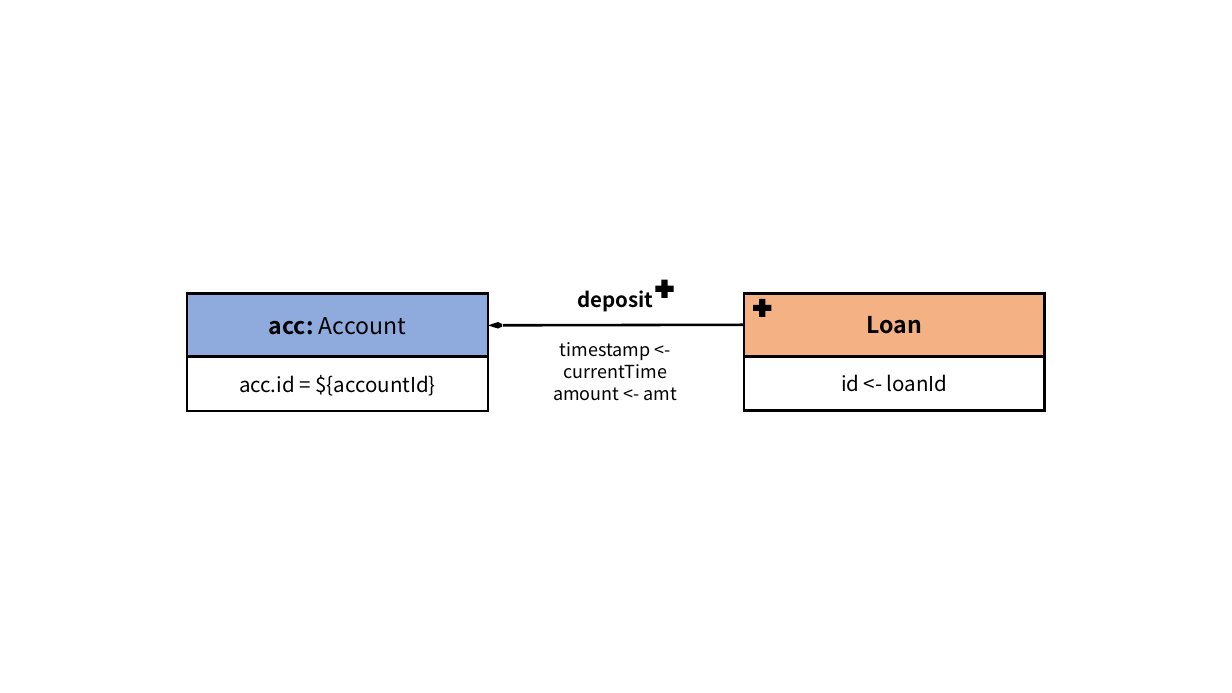
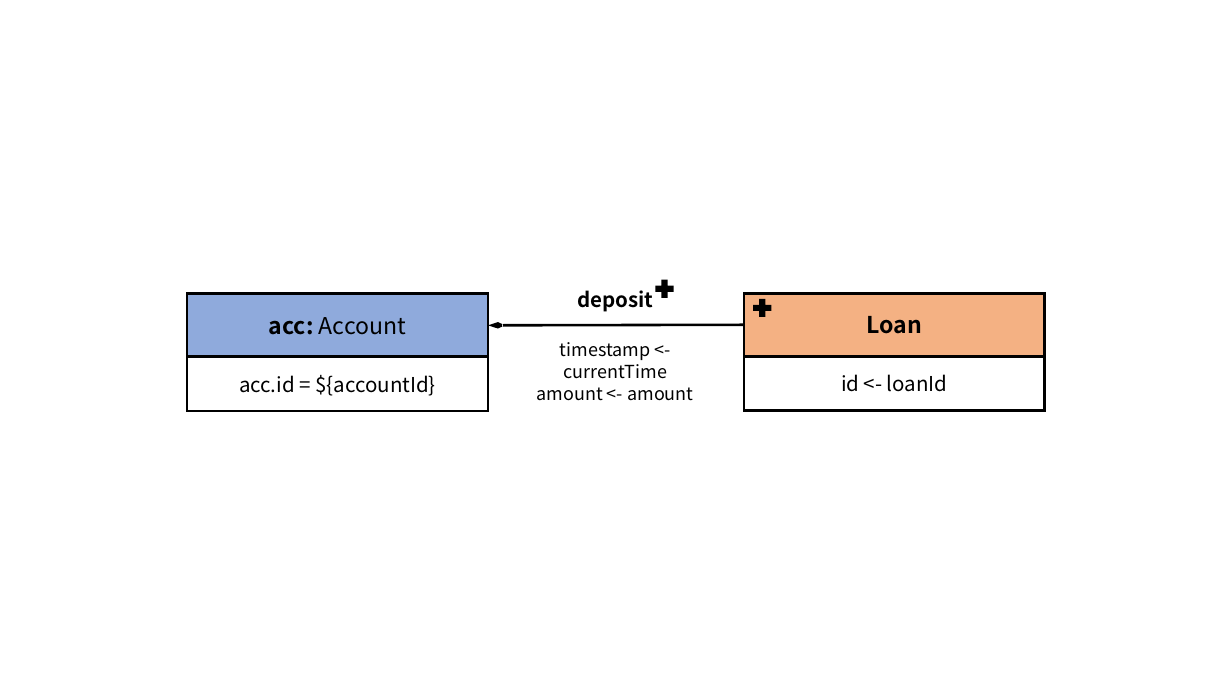
Before and after one commit to ldbc/ldbc_finbench_docs, a slide deck: slide 8 of patterns/transaction-write.pptx. Drawn at 1232x693 pixels with LibreOffice and Linux fonts; fonts in the diff are those of the drawing. Boxes give left, top, right and bottom in pixels: in the first picture for what was removed or moved away, otherwise in the second. Text is boxed around its words. In the diff, an @@ line names an element or a change of style, - is before the commit and + after.

```diff
--- a/patterns/transaction-write.pptx
+++ b/patterns/transaction-write.pptx
@@ text at [537, 387, 693, 401]: text changed @@
-amount <- amt
+amount <- amount
```
Also in this commit, not shown: 2 other slides changed, 17 other files.
